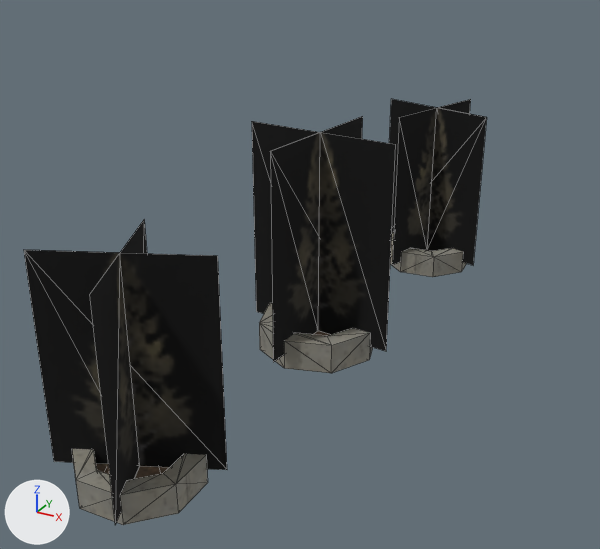
Renders of the OBJ model examples/vehicle-playground/res/models/urban/procgen-procpain-tree-park-pine-large-xm3zm1.obj from each side of a commit.
The view is the same before and after, from a 50 mm lens placed at (37.6, -46.1, 19.0), pointed at (17.1, -9.0, 0.4). The axes (+X, +Y, +Z) are drawn at lower left. The lights are the same throughout. The older version comes first. Mesh edges are drawn as thin lines. Where no turn or scale is listed for an object, it has been applied to the vertices. Vertices at exactly the same position are counted once.

In view in the first picture: 'procgen-procpain-tree-park-pine-large-xm3zm1'.
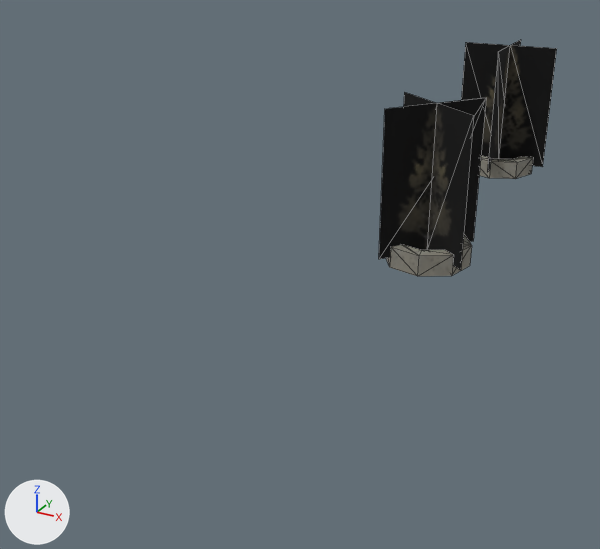
Boxes (x1, y1, x2, y2) around the edits, measured in the pictures (600 x 549 px; the box of a moved part takes in the faces that stretch with it):
'procgen-procpain-tree-park-pine-large-xm3zm1', reshaped (61% narrower, 44% shorter): before (24, 99, 487, 525); after (379, 40, 557, 276)
part 1 of me_procgen_procpain_tree_park_pine_large_xm3zm1, moved or reshaped: before (24, 220, 227, 525); after (461, 40, 557, 172)
part 2 of me_procgen_procpain_tree_park_pine_large_xm3zm1, moved or reshaped: before (390, 232, 467, 277); after (386, 234, 472, 276)
part 3 of me_procgen_procpain_tree_park_pine_large_xm3zm1, moved or reshaped: before (259, 303, 372, 373); after (479, 156, 533, 179)
part 4 of me_procgen_procpain_tree_park_pine_large_xm3zm1, deleted: before (72, 449, 208, 525)
part 5 of me_procgen_procpain_tree_park_pine_large_xm3zm1, deleted: before (252, 116, 396, 362)
part 6 of me_procgen_procpain_tree_park_pine_large_xm3zm1, moved or reshaped: before (389, 99, 487, 265); after (379, 92, 486, 270)

The change in detail:
me_procgen_procpain_tree_park_pine_large_xm3zm1 is used by ob_procgen_procpain_tree_park_pine_large_xm3zm1; location (0.0, 0.0, 0.0).
me_procgen_procpain_tree_park_pine_large_xm3zm1 had 126 vertices, 204 faces and spanned x 17.7..25.3, y -30.1..0.5, z 0.0..10.3.
me_procgen_procpain_tree_park_pine_large_xm3zm1 now has 84 vertices, 136 faces and spans x 17.0..24.9, y -5.3..21.3, z 0.0..9.7.
me_procgen_procpain_tree_park_pine_large_xm3zm1 part 1: the loose piece of 10 vertices spanning x 17.7..23.4, y -30.1..-24.3, z 0.6..8.9 is turned 67.3 degrees about the z axis through its middle and scaled by 1.08, then moved by (-0.1, 45.1, 0.4).
me_procgen_procpain_tree_park_pine_large_xm3zm1 part 2: the loose piece of 32 vertices spanning x 19.8..24.6, y -5.0..-0.2, z 0.0..1.2 is turned 71.1 degrees about the z axis through its middle and scaled by 1.03.
me_procgen_procpain_tree_park_pine_large_xm3zm1 part 3: the loose piece of 32 vertices spanning x 18.6..24.2, y -17.7..-12.1, z 0.0..1.4 is turned 6.8 degrees about the z axis through its middle and scaled by 0.941, then moved by (-1.0, 32.8, 0.0).
me_procgen_procpain_tree_park_pine_large_xm3zm1 part 4: the loose piece of 32 vertices spanning x 18.3..22.8, y -29.5..-24.9, z 0.0..1.2 is deleted.
me_procgen_procpain_tree_park_pine_large_xm3zm1 part 5: the loose piece of 10 vertices spanning x 17.7..25.0, y -18.6..-11.3, z 0.7..10.3 is deleted.
Part 6, on me_procgen_procpain_tree_park_pine_large_xm3zm1:
9 vertices are removed from x 19.1..25.3, y -5.7..0.5, z 0.6..9.1.
8 faces are deleted.
4 vertices are added at (24.9, -4.5, 0.6), (19.5, -0.7, 0.6), (24.1, 0.1, 0.6), (20.3, -5.3, 0.6).
5 new vertices lie (0.0, 0.0, 8.7) away from vertices in x 19.5..24.9, y -5.3..0.1, z 0.6.
8 new faces join them, mat_treeb (picture img_treeb_png).
